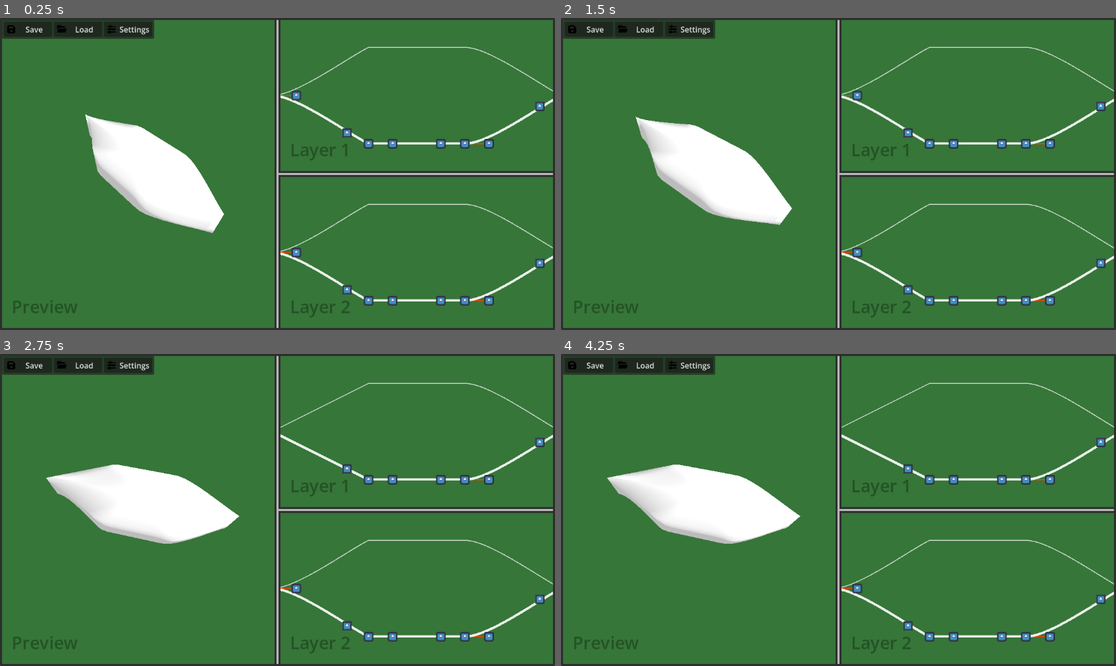
Above: before the commit, frames 1-4 (two rows, left to right).
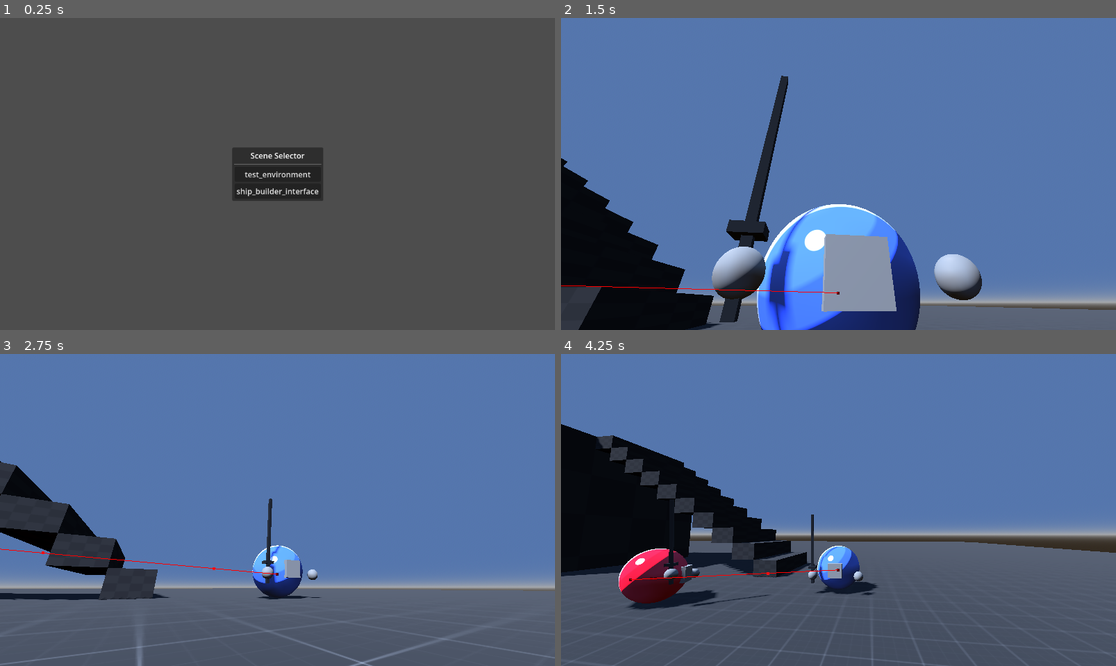
Above: after the commit, the same moments.

Repository: blondeman/movement-combat-fighter
Game: Godot game, scene res://scenes/testing/scene_selector.tscn
The game is run twice, just before and just after one commit, with the same random seed, the same clock (stepped at 60 frames per second) and the same inputs. Before the commit the project starts from res://scenes/ship_building/ship_builder_interface.tscn. The engine's default icon, where the game draws it, is replaced by a stand-in: a white triangle on a blue panel in a dark square.
Inputs (mouse positions are in pixels of both pictures, inside the frame that each line leads up to):
- Up to frame 1 (0.25 s): no input
- Up to frame 2 (1.5 s): click (838, 174) at 0.5 s, where only the run after the commit has a clickable "test_environment"; drag from (832, 96) to (927, 142) at 1.27 s
- Up to frame 3 (2.75 s): drag from (294, 432) to (366, 478) at 2.02 s
- Up to frame 4 (4.25 s): click (588, 366) at 2.75 s, where only the run before the commit has a clickable "Save"; click (816, 519) at 3.5 s, where only the run before the commit has a clickable "Cancel"

The runs differ from the first frame. In frame 1, 100% of the frame differs, in the area x 0-100%, y 0-100%; in frame 2, 100%; in frame 3, 100%; in frame 4, 100%.
Error after the commit: Invalid access to property or key 'idle' on a base object of type 'Dictionary'. (res://scenes/entity/general/state_machine/StateMachine.gd:47)

Commit message:
scene selector

Diff:
--- a/project.godot
+++ b/project.godot
@@ -11,7 +11,7 @@
 [application]
 
 config/name="Movement Combat Fighter"
-run/main_scene="uid://dhoqdypq2hbrs"
+run/main_scene="uid://c8fdqi7ggtcnb"
 config/features=PackedStringArray("4.6", "Forward Plus")
 config/icon="res://icon.svg"
 
--- /dev/null
+++ b/scenes/testing/SceneSelector.gd
@@ -0,0 +1,25 @@
+extends Control
+
+@export var container: VBoxContainer
+
+var scene_list: Array = [
+	"res://scenes/testing/test_environment.tscn",
+	"res://scenes/ship_building/ship_builder_interface.tscn"
+]
+
+
+func _ready():
+	create_buttons()
+
+
+func create_buttons():
+	for scene in scene_list:
+		var button = Button.new()
+		button.text = scene.get_file().get_basename()
+		button.pressed.connect(load_scene.bind(scene))
+		container.add_child(button)
+	container.reset_size()
+
+
+func load_scene(scene: String):
+	get_tree().change_scene_to_file(scene)
--- /dev/null
+++ b/scenes/testing/scene_selector.tscn
@@ -0,0 +1,45 @@
+[gd_scene format=3 uid="uid://c8fdqi7ggtcnb"]
+
+[ext_resource type="Script" uid="uid://hfyql8ordsj1" path="res://scenes/testing/SceneSelector.gd" id="1_yoqcu"]
+
+[node name="scene_selector" type="Control" unique_id=1841021479 node_paths=PackedStringArray("container")]
+layout_mode = 3
+anchors_preset = 15
+anchor_right = 1.0
+anchor_bottom = 1.0
+grow_horizontal = 2
+grow_vertical = 2
+script = ExtResource("1_yoqcu")
+container = NodePath("PanelContainer/MarginContainer/VBoxContainer")
+
+[node name="PanelContainer" type="PanelContainer" parent="." unique_id=974352020]
+layout_mode = 1
+anchors_preset = 8
+anchor_left = 0.5
+anchor_top = 0.5
+anchor_right = 0.5
+anchor_bottom = 0.5
+offset_left = -20.0
+offset_top = -20.0
+offset_right = 20.0
+offset_bottom = 20.0
+grow_horizontal = 2
+grow_vertical = 2
+
+[node name="MarginContainer" type="MarginContainer" parent="PanelContainer" unique_id=2090497115]
+layout_mode = 2
+theme_override_constants/margin_left = 5
+theme_override_constants/margin_top = 5
+theme_override_constants/margin_right = 5
+theme_override_constants/margin_bottom = 5
+
+[node name="VBoxContainer" type="VBoxContainer" parent="PanelContainer/MarginContainer" unique_id=1738420552]
+layout_mode = 2
+
+[node name="Label" type="Label" parent="PanelContainer/MarginContainer/VBoxContainer" unique_id=1629320641]
+layout_mode = 2
+text = "Scene Selector"
+horizontal_alignment = 1
+
+[node name="HSeparator" type="HSeparator" parent="PanelContainer/MarginContainer/VBoxContainer" unique_id=761937552]
+layout_mode = 2
Not shown, added: scenes/testing/SceneSelector.gd.uid
